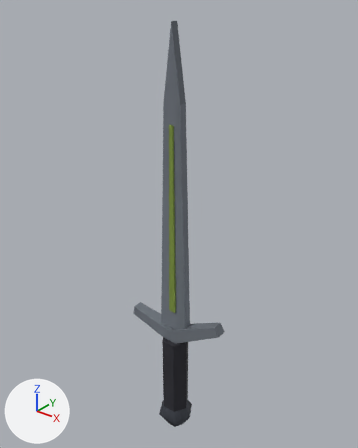
Before and after pictures for a commit that changed the glTF model assets/models/production/SM_Prop_SableDagger_HQ.glb.
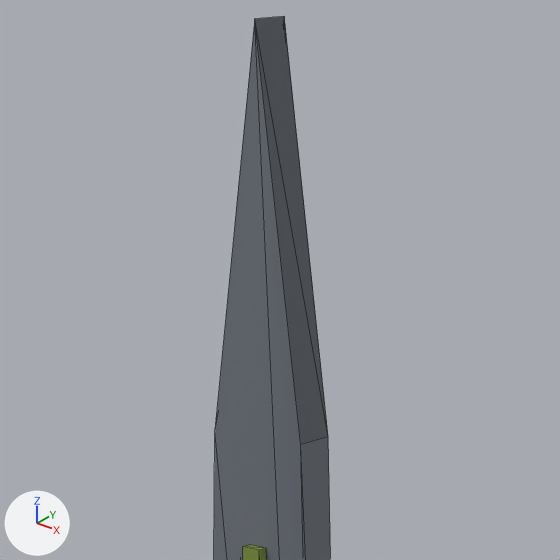
Old and new are each drawn whole from a camera (50 mm lens) standing at (0.2899, -0.3571, 0.5001) and looking at (-0.0077, 0.0149, 0.2694) and again close up on the part from 34% to 65% of the width and 4% to 28% of the height. The lights are fixed; the arrows at lower left show +X, +Y and +Z. The first two pictures are the older version. The close-ups show mesh edges as thin lines. Vertices at exactly the same position are counted once.

In view in the first close-up: 'SM_Prop_SableDagger_HQ'.
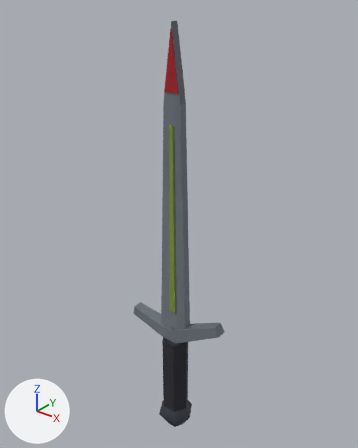
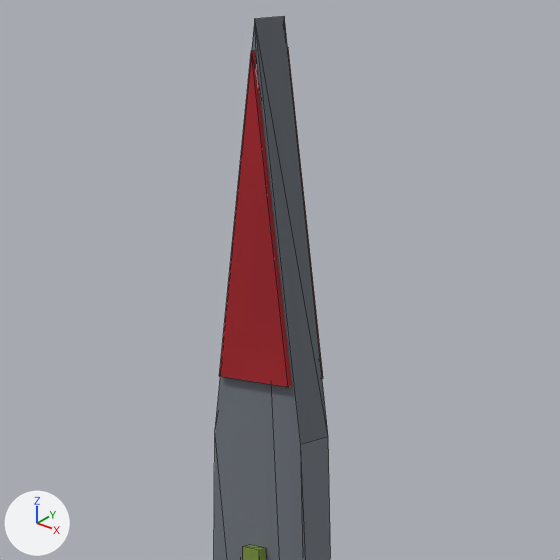
The edits, one by one:
Picture 'T_Palette_Shadow_HQ' (img_t_palette_shadow_hq) is new.
Material 'M_Palette_Shadow_HQ' (mat_m_palette_shadow_hq) is new.
Uses the picture img_t_emissive_hq.
Uses the picture img_t_palette_shadow_hq.
me_sm_prop_sabledagger_hq_mesh is used by ob_sm_prop_sabledagger_hq; location (0.0, 0.0, 0.0).
Verts and faces of me_sm_prop_sabledagger_hq_mesh; kept vertices keep their numbers, new ones are numbered from 60.
me_sm_prop_sabledagger_hq_mesh had 60 vertices, 100 faces and spanned x -0.062..0.062, y -0.019..0.019, z 0.0..0.471.
me_sm_prop_sabledagger_hq_mesh now has 66 vertices, 108 faces and spans x -0.062..0.062, y -0.019..0.019, z 0.0..0.471.
Part 1, on me_sm_prop_sabledagger_hq_mesh:
New vertex 60 is at (-0.009, -0.005, 0.411), pixel (219, 376).
New vertex 61 is at (0.007, -0.005, 0.411), pixel (288, 387).
New vertex 62 is at (-0.001, -0.005, 0.466), pixel (251, 50).
New vertices 63, 64, 65 stand at vertices 60, 61, 62, in that order, plus (0.0, 0.01, 0.0).
New faces: (61, 63, 64), (60, 63, 61), (62, 64, 65), (61, 64, 62), (60, 65, 63), (60, 62, 65).
New faces: (63, 65, 64), (60, 61, 62).
me_sm_prop_sabledagger_hq_mesh part 2: 100 faces spanning x -0.062..0.062, y -0.019..0.019, z 0.0..0.471 switch from mat_m_palette_hq to mat_m_palette_shadow_hq.

Where the change shows, as pixel boxes (x1, y1, x2, y2) in the close-ups (560 x 560 px):
part 1 of me_sm_prop_sabledagger_hq_mesh, added (red): after (219, 50, 323, 387)
part 2 of me_sm_prop_sabledagger_hq_mesh, recoloured: (220, 48, 322, 399) in both
